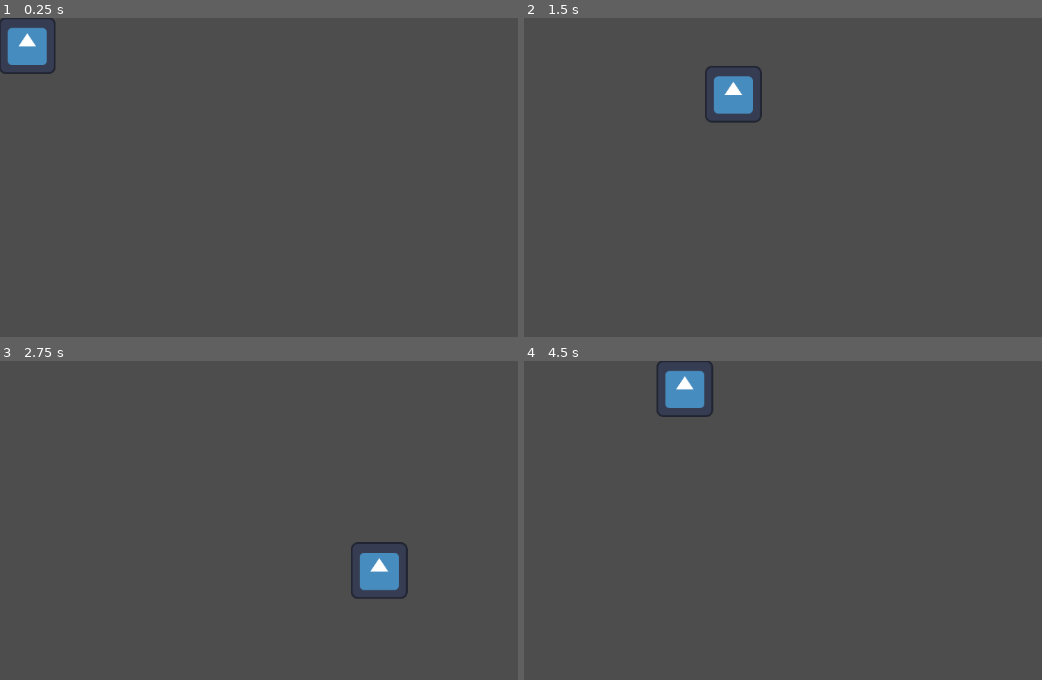
Above: before the commit, frames 1-4 (two rows, left to right).
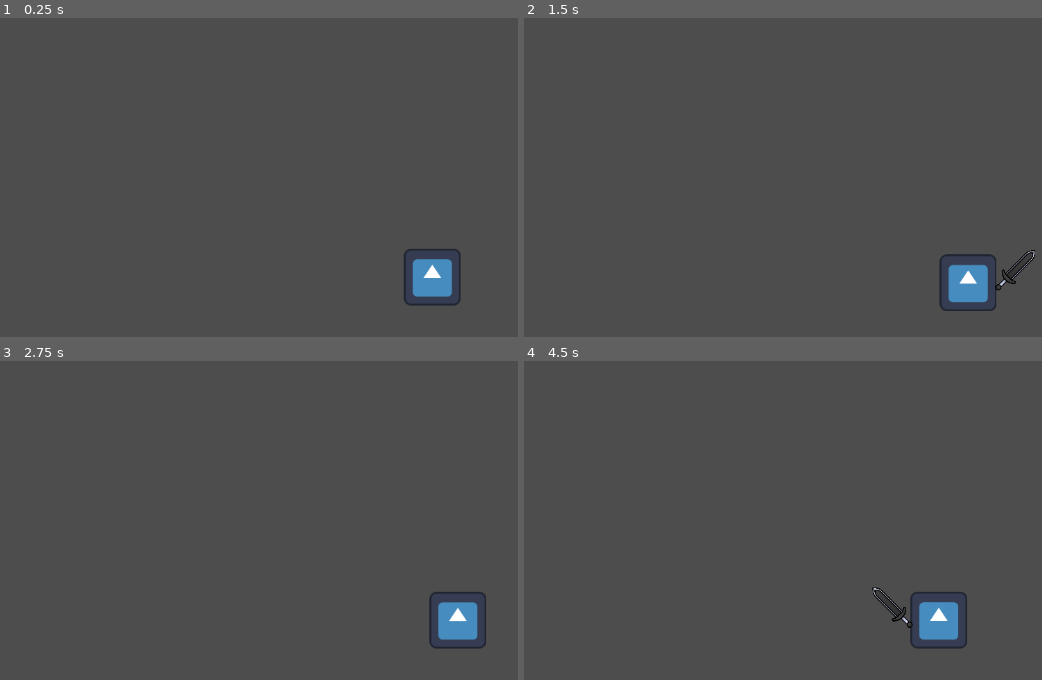
Above: after the commit, the same moments.

Repository: KevinSanchez96/Videojuego_Prototipado
Game: Godot game, scene res://scenes/main.tscn
Two runs of this game, one before a commit and one after it. Both use one fixed random seed, a clock stepped at 60 frames per second and the inputs below. The engine's default icon, where the game draws it, is replaced by a stand-in: a white triangle on a blue panel in a dark square.
Inputs (mouse positions are in pixels of both pictures, inside the frame that each line leads up to):
- Up to frame 1 (0.25 s): no input
- Up to frame 2 (1.5 s): tap Enter at 0.5 s; move the mouse to (outside the picture) at 0.52 s; hold D (move_right) 0.53-1.28 s; click (outside the picture) at 0.6 s; move the mouse to (762, 263) at 1.27 s; hold S (move_down) from 1.28 s (still down); click (762, 263) at 1.35 s
- Up to frame 3 (2.75 s): move the mouse to (481, 485) at 2.02 s; release S (move_down) at 2.03 s; hold D (move_right) from 2.03 s (still down); click (481, 485) at 2.1 s
- Up to frame 4 (4.5 s): move the mouse to (881, 676) at 2.77 s; release D (move_right) at 2.78 s; hold W (move_up) 2.78-3.53 s; click (881, 676) at 2.85 s; move the mouse to (outside the picture) at 3.52 s; hold A (move_left) from 3.53 s (still down); click (outside the picture) at 3.6 s; move the mouse to (684, 517) at 4.27 s; click (684, 517) at 4.35 s

The runs differ from the first frame. In frame 1, 2.3% of the frame differs, in the area x 0-89%, y 0-91%; in frame 2, 2.5%; in frame 3, 2.4%; in frame 4, 2.6%, in the area x 25-86%, y 0-91%.

Commit message:
Ataque basico y Camara

Diff:
--- a/videojuego_prototipado/project.godot
+++ b/videojuego_prototipado/project.godot
@@ -16,7 +16,7 @@
 
 config/name="Videojuego_Prototipado"
 run/main_scene="res://scenes/main.tscn"
-config/features=PackedStringArray("4.6", "GL Compatibility")
+config/features=PackedStringArray("4.3", "GL Compatibility")
 config/icon="res://assets/sprites/icon.svg"
 
 [input]
@@ -41,6 +41,11 @@
 "events": [Object(InputEventKey,"resource_local_to_scene":false,"resource_name":"","device":-1,"window_id":0,"alt_press …(192 unchanged characters)…
 ]
 }
+attack={
+"deadzone": 0.5,
+"events": [Object(InputEventMouseButton,"resource_local_to_scene":false,"resource_name":"","device":-1,"window_id":0,"alt_pressed":false,"shift_pressed":false,"ctrl_pressed":false,"meta_pressed":false,"button_mask":1,"position":Vector2(180, 27),"global_position":Vector2(189, 73),"factor":1.0,"button_index":1,"canceled":false,"pressed":true,"double_click":false,"script":null)
+]
+}
 
 [rendering]
 
--- /dev/null
+++ b/videojuego_prototipado/scenes/attack.gd
@@ -0,0 +1,35 @@
+extends State
+
+#se crea una variable para poder determinar el tiempo del ataque
+@export var attack_duration := 0.2
+var timer
+
+#comienza el conteo de la duracion del ataque
+#una vez entra al estado attack, la espada aparece momentaneamente para crear
+#... una ilusion de que el personaje esta atacando. En un futuro se cambiara por la animacion de ataque.
+
+func enter():
+	timer = attack_duration
+	entity.sword.visible = true
+
+#creamos una variable en player para obtener la ultima direccion en la que quedo el player
+# y posicionamos la sword
+	if entity.last_direction.x > 0:
+		entity.sword.position = Vector2(180,50)
+		entity.sword.flip_v = false
+	else:
+		entity.sword.position = Vector2(-30,50)
+		entity.sword.flip_v = true
+
+#una vez el comienza la "animacion", empieza el conteo del timer
+#creamos el pequeño desplazamiento dependiendo donde quedo el last direction
+func update(delta):
+	timer -= delta
+	entity.velocity = entity.last_direction * 150
+#cuando se termina el timer , queda en idle el player
+	if(timer <= 0):
+		get_parent().change_state(get_parent().get_node("Idle"))
+
+#sale del estado de Attack , se vuelve invisible de nuevo la sword
+func exit():
+	entity.sword.visible = false
--- a/videojuego_prototipado/scenes/player.tscn
+++ b/videojuego_prototipado/scenes/player.tscn
@@ -1,22 +1,12 @@
-[gd_scene load_steps=7 format=3 uid="uid://ilknpyfpgtol"]
+[gd_scene load_steps=9 format=3 uid="uid://ilknpyfpgtol"]
 
 [ext_resource type="Texture2D" uid="uid://dw7osoejcpmge" path="res://assets/sprites/icon.svg" id="1_480mm"]
+[ext_resource type="Script" path="res://scripts/player/player.gd" id="1_qo1am"]
 [ext_resource type="Script" path="res://scripts/state_machine/state_machine.gd" id="2_qco6i"]
 [ext_resource type="Script" path="res://scripts/player/states/idle.gd" id="3_ss8mn"]
 [ext_resource type="Script" path="res://scripts/player/states/move.gd" id="4_a838m"]
-
-[sub_resource type="GDScript" id="GDScript_pxejf"]
-script/source = "extends CharacterBody2D
-
-
-@export var speed = 400
-
-func _physics_process(delta):
-	var direction = Input.get_vector(\"move_left\",\"move_right\",\"move_up\",\"move_down\")
-	velocity = direction*speed
-
-	move_and_slide()
-"
+[ext_resource type="Texture2D" uid="uid://duq4s4i46xorx" path="res://assets/sprites/Espada.png" id="5_sysii"]
+[ext_resource type="Script" path="res://scenes/attack.gd" id="5_yedyl"]
 
 [sub_resource type="RectangleShape2D" id="RectangleShape2D_27g2b"]
 size = Vector2(127.5, 127)
@@ -24,7 +14,7 @@
 [node name="Player" type="CharacterBody2D"]
 position = Vector2(-8, -10)
 scale = Vector2(0.64, 0.64)
-script = SubResource("GDScript_pxejf")
+script = ExtResource("1_qo1am")
 metadata/_edit_group_ = true
 
 [node name="CollisionShape2D" type="CollisionShape2D" parent="."]
@@ -43,3 +33,18 @@
 
 [node name="Move" type="Node" parent="State_Machine"]
 script = ExtResource("4_a838m")
+
+[node name="Attack" type="Node" parent="State_Machine"]
+script = ExtResource("5_yedyl")
+
+[node name="Camera2D" type="Camera2D" parent="."]
+position_smoothing_enabled = true
+position_smoothing_speed = 8.0
+
+[node name="Sword" type="Sprite2D" parent="."]
+visible = false
+z_index = 1
+position = Vector2(178.125, 53.125)
+rotation = 1.5708
+scale = Vector2(0.21, 0.21)
+texture = ExtResource("5_sysii")
--- a/videojuego_prototipado/scripts/player/player.gd
+++ b/videojuego_prototipado/scripts/player/player.gd
@@ -1,11 +1,20 @@
 extends CharacterBody2D
 
 @export var speed = 400
+@onready var state_machine = $State_Machine
+@onready var sword = $Sword
 
-@onready var state_machine = $StateMachine
+var last_direction = Vector2.RIGHT
 
 func _ready():
 	for state in state_machine.get_children():
 		state.entity = self
 
-	state_machine.change_state($StateMachine/Idle)
+	state_machine.change_state($State_Machine/Idle)
+
+func _physics_process(delta):
+	move_and_slide()
+
+func _process(delta):
+	if Input.is_action_just_pressed("attack"):
+		state_machine.change_state($State_Machine/Attack)
--- a/videojuego_prototipado/scripts/player/states/idle.gd
+++ b/videojuego_prototipado/scripts/player/states/idle.gd
@@ -3,8 +3,9 @@
 #aca se utiliza el Vecto2.ZERO para detener el movimiento tanto en X como en Y
 #distinto seria de un plataformero ya que unicamente deberias detener el movimiento en X
 func enter():
-	owner.velocity = Vector2.ZERO
+	entity.velocity = Vector2.ZERO
 
+#idle necesita saber si se apreta un input para pasar a "Move"
 func update(delta):
 	var direction = Input.get_vector("move_left","move_right","move_up","move_down")
 	var parent = get_parent()
--- a/videojuego_prototipado/scripts/player/states/move.gd
+++ b/videojuego_prototipado/scripts/player/states/move.gd
@@ -2,10 +2,13 @@
 
 func update(delta):
 	var direction = Input.get_vector("move_left","move_right","move_up","move_down")
-	var parent = get_parent() # get_parent() funcion que trae al nodo padre osea "State_Machine" para acceder y hacer el cambio de estado
-
-	owner.velocity = direction * owner.speed
-	owner.move_and_slide()
+	entity.velocity = direction * entity.speed
 
 	if direction == Vector2.ZERO:
-		parent.change_state(get_node("Idle"))
+		get_parent().change_state(get_parent().get_node("Idle"))
+
+#dependiendo el input que se aprete , va a ser the last direction.
+	if Input.is_action_pressed("move_right"):
+		entity.last_direction = Vector2.RIGHT
+	elif Input.is_action_pressed("move_left"):
+		entity.last_direction = Vector2.LEFT
Binary file added: videojuego_prototipado/assets/sprites/Espada.png
Not shown, added: videojuego_prototipado/assets/sprites/Espada.png.import
